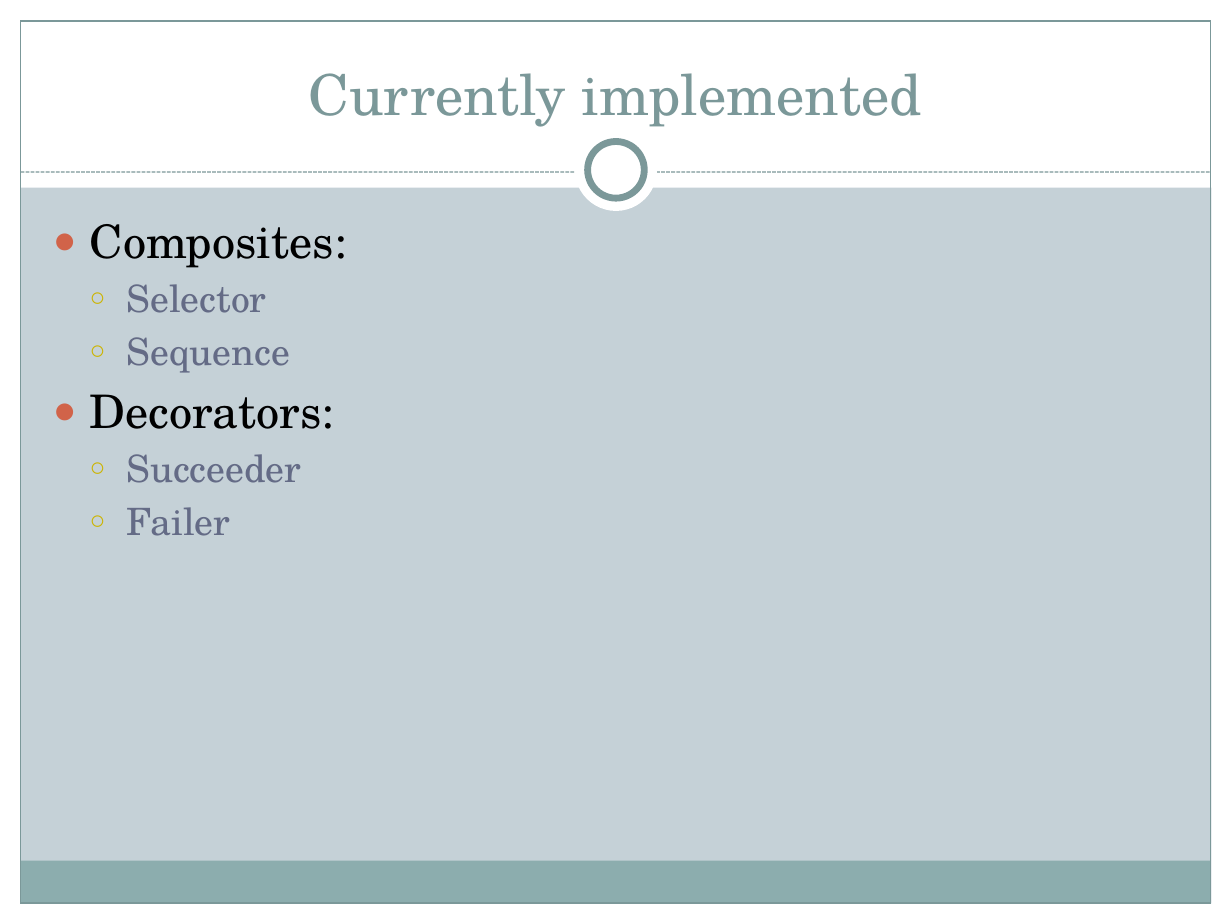
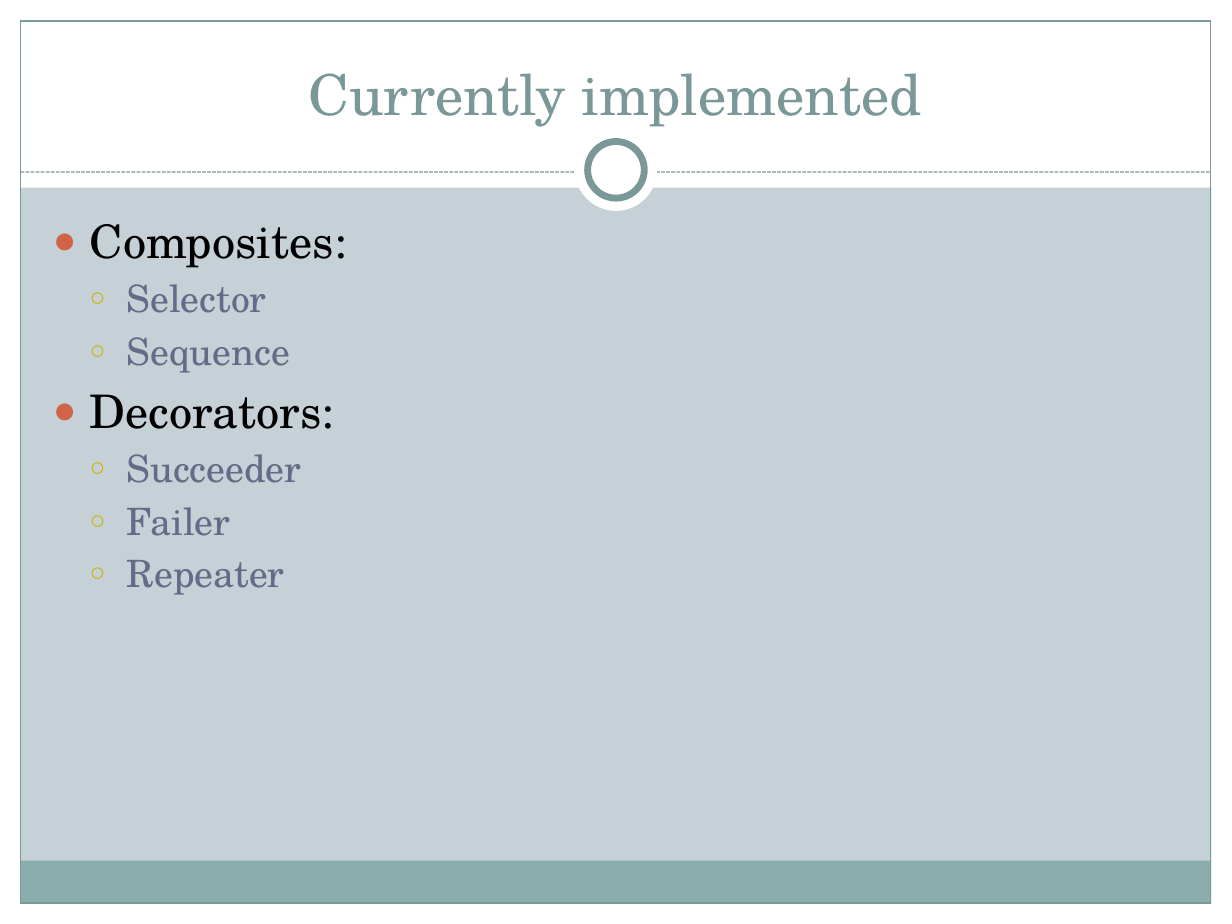
Before and after one commit to CJace33/Final-Project, a slide deck: slide 4 of Paperwork/Guard AI.pptx. Drawn at 1232x924 pixels with LibreOffice and Linux fonts; fonts in the diff are those of the drawing. Boxes give left, top, right and bottom in pixels: in the first picture for what was removed or moved away, otherwise in the second. Text is boxed around its words. In the diff, an @@ line names an element or a change of style, - is before the commit and + after.

```diff
--- a/Paperwork/Guard AI.pptx
+++ b/Paperwork/Guard AI.pptx
@@ text at [127,560,285,595]: paragraph added @@
+  ○ Repeater
```
Also in this commit, not shown: 2 other slides changed, 3 slides added, 5 slides removed, 6 other files.
